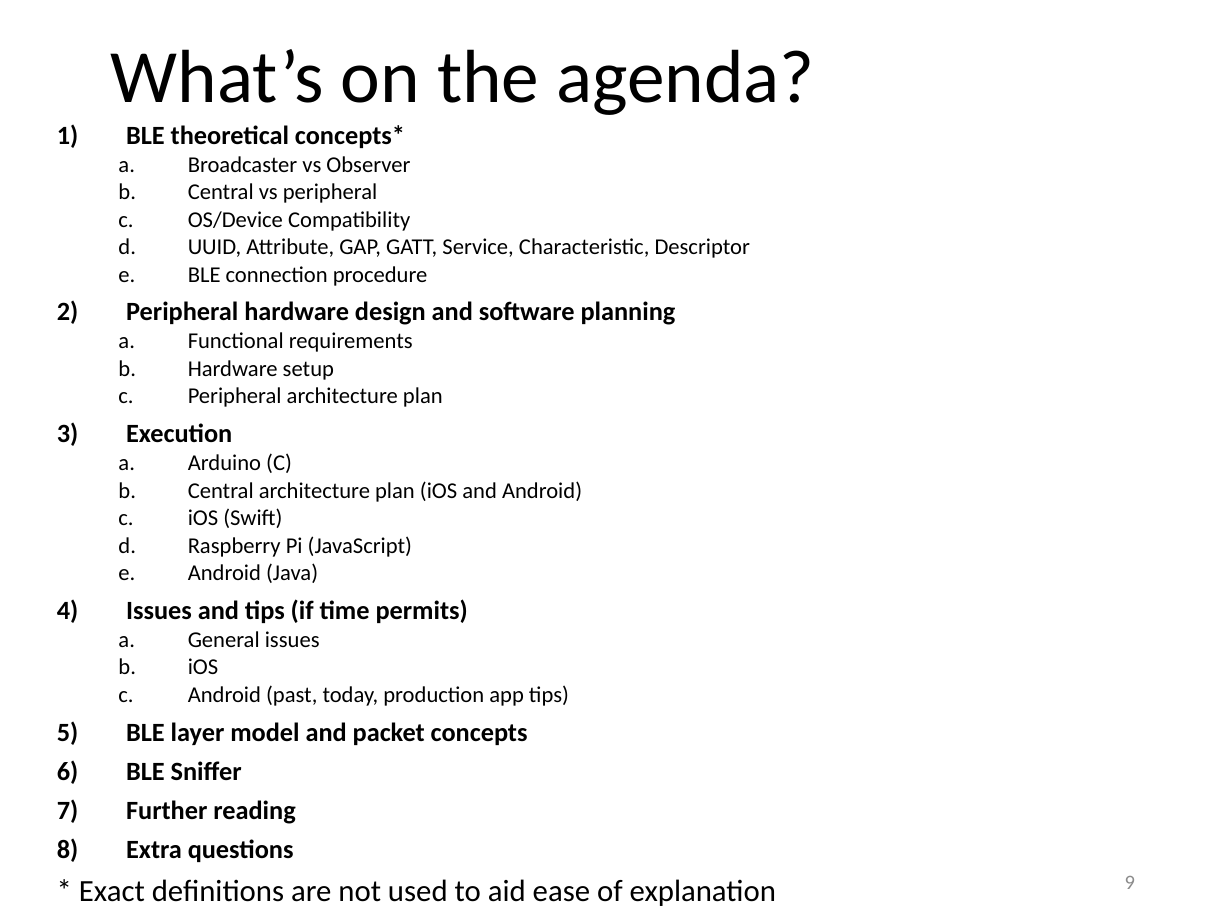
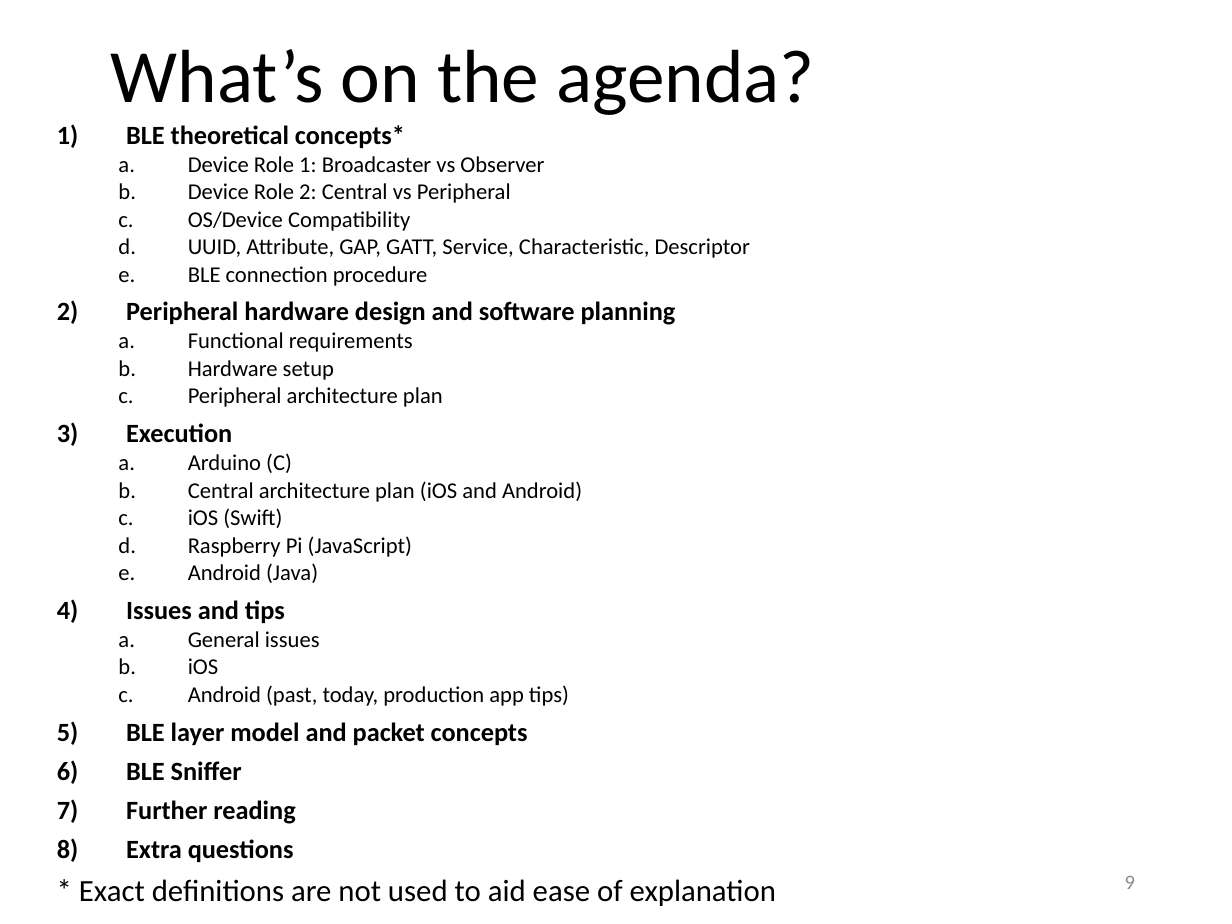
Before and after one commit to yeokm1/intro-to-ble, a slide deck: slide 9 of intro to ble.pptx. Drawn at 1232x924 pixels with LibreOffice and Linux fonts; fonts in the diff are those of the drawing. Boxes give left, top, right and bottom in pixels: in the first picture for what was removed or moved away, otherwise in the second. Text is boxed around its words. In the diff, an @@ line names an element or a change of style, - is before the commit and + after.

```diff
--- a/intro to ble.pptx
+++ b/intro to ble.pptx
@@ text at (188, 156, 544, 203): text changed @@
-  a. Broadcaster vs Observer
-  b. Central vs peripheral
+  a. Device Role 1: Broadcaster vs Observer
+  b. Device Role 2: Central vs Peripheral
@@ text at (126, 600, 285, 623): text changed @@
-4) Issues and tips (if time permits)
+4) Issues and tips
```
Also in this commit, not shown: 5 other slides changed, 1 other file.
